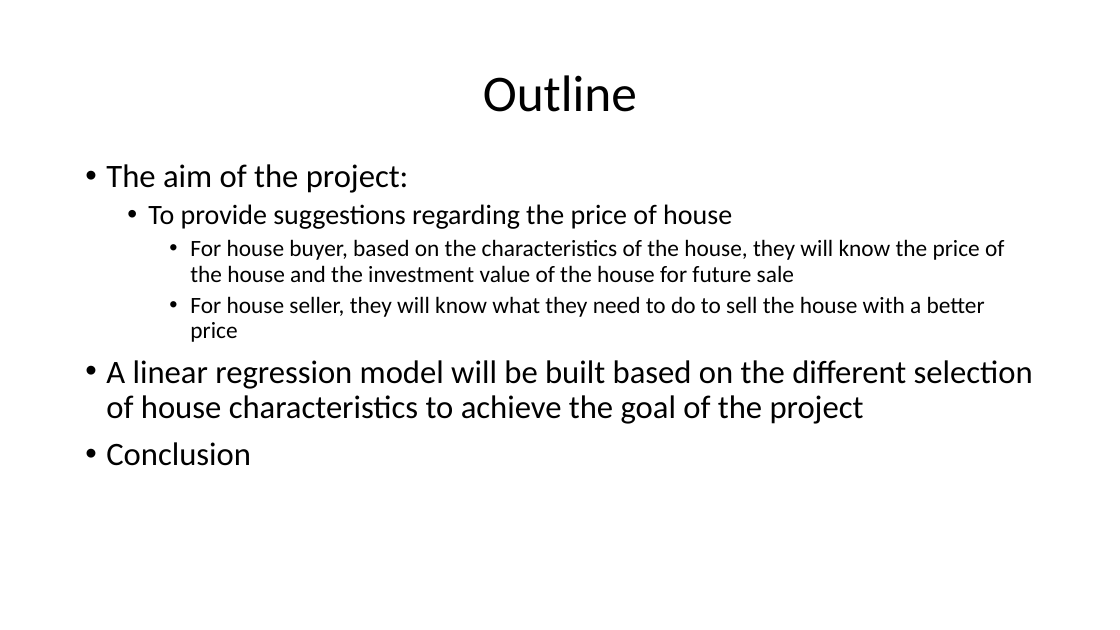
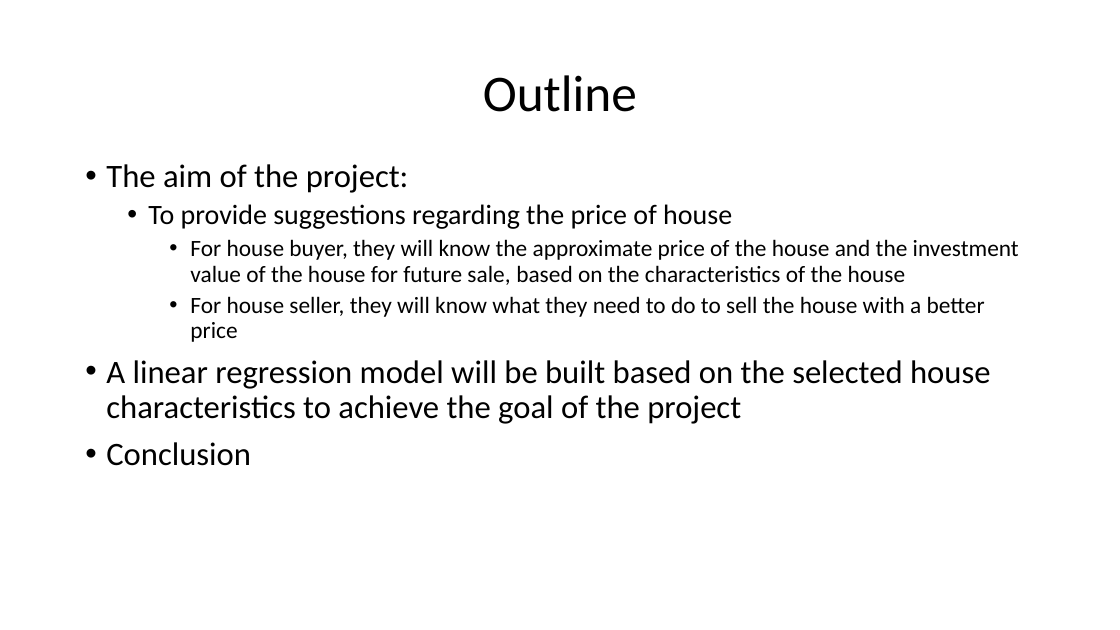
Before and after one commit to learn-co-curriculum/dsc-phase-2-project, a slide deck: slide 2 of Presentation_project2.pptx. Drawn at 1120x630 pixels with LibreOffice and Linux fonts; fonts in the diff are those of the drawing. Boxes give left, top, right and bottom in pixels: in the first picture for what was removed or moved away, otherwise in the second. Text is boxed around its words. In the diff, an @@ line names an element or a change of style, - is before the commit and + after.

```diff
--- a/Presentation_project2.pptx
+++ b/Presentation_project2.pptx
@@ text at bbox=[190, 239, 1019, 285]: text changed @@
-    • For house buyer, based on the characteristics of the house, they will know the price of the house and the investment value of the house for future sale
+    • For house buyer, they will know the approximate price of the house and the investment value of the house for future sale, based on the characteristics of the house
@@ text at bbox=[106, 360, 990, 424]: text changed @@
-• A linear regression model will be built based on the different selection of house characteristics to achieve the goal of the project
+• A linear regression model will be built based on the selected house characteristics to achieve the goal of the project
```
Also in this commit, not shown: 1 other slide changed, 1 slide added, 2 slides removed, 1 other file.
